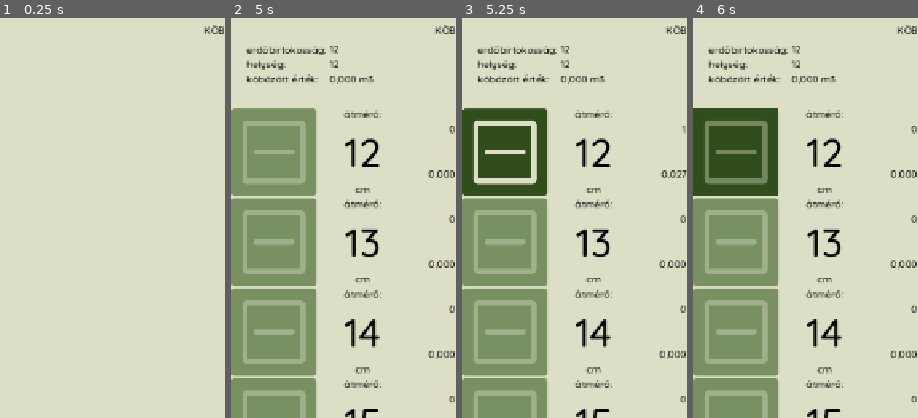
Above: before the commit, frames 1-4 (left to right).
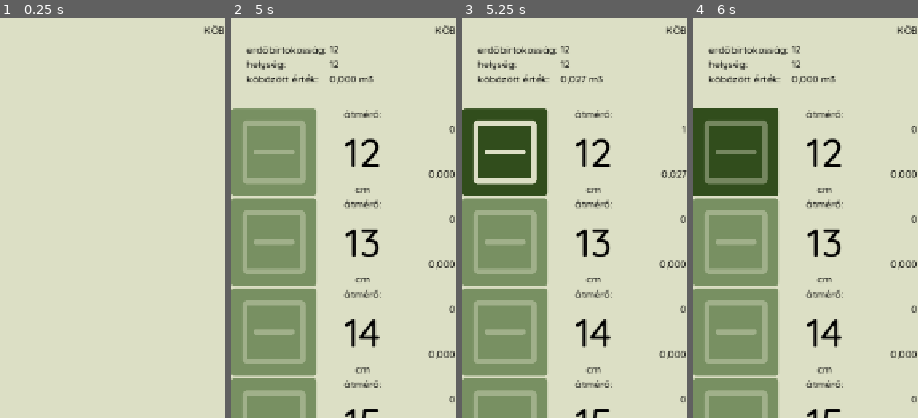
Above: after the commit, the same moments.

Repository: rolika/kob_g
Game: Godot game, scene res://main.tscn
Same seed, same stepped clock (60 frames per second), same inputs: the game is played once before the commit and once after it.
Inputs (mouse positions are % of the whole screen's width and height, from its top left):
- Up to frame 1 (0.25 s): no input
- Up to frame 2 (5 s): click "Új köbözés indítása" at 0.5 s; click (49, 20) at 1.27 s; type "12" at 1.35 s; click (49, 30) at 1.5 s; type "12" at 1.58 s; click (49, 40) at 1.73 s; type "12" at 1.82 s; click (49, 50) at 2.02 s; type "WEVIK" at 2.1 s; click "Tovább" at 2.75 s; click "akác" at 3.5 s; click "2,00 m" at 4.25 s
- Up to frame 3 (5.25 s): click (91, 17) at 5.02 s
- Up to frame 4 (6 s): click (9, 17) at 5.75 s
The pictures show only the part of the screen within x 0-50%, y 0-50%; the shares and areas given below are measured in that part.

Frames 1-2 are identical in both runs. In frame 3, 0.1% of the frame differs, in the area x 50-64%, y 14-16%; in frame 4, nothing differs.

Commit message:
update volume in pile head

Diff:
--- a/scripts/pile_head.gd
+++ b/scripts/pile_head.gd
@@ -7,3 +7,6 @@
     $VBoxContainer/GridContainer2/TypeLabel.text = CurrentPile.type
     $VBoxContainer/GridContainer2/LengthLabel.text = CurrentPile.get_length_fmt()
     $VBoxContainer/GridContainer/TotalVolumeLabel.text = CurrentPile.get_total_volume_fmt()
+
+func _process(_delta: float) -> void:
+    $VBoxContainer/GridContainer/TotalVolumeLabel.text = CurrentPile.get_total_volume_fmt()
